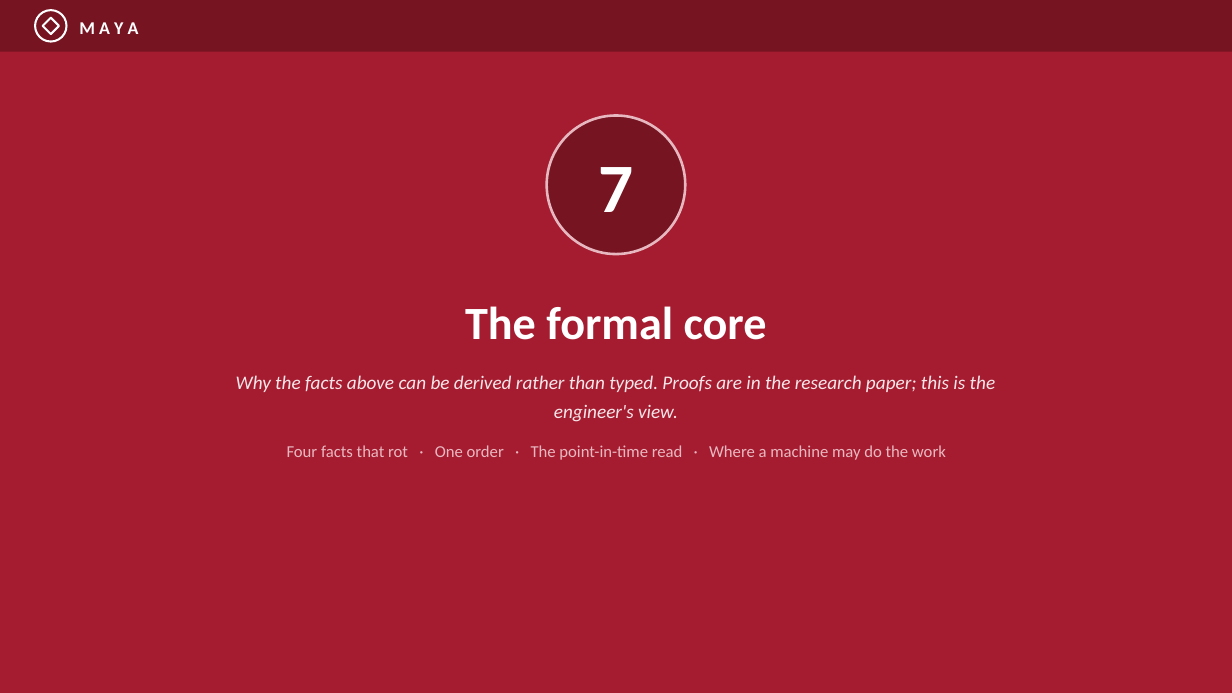
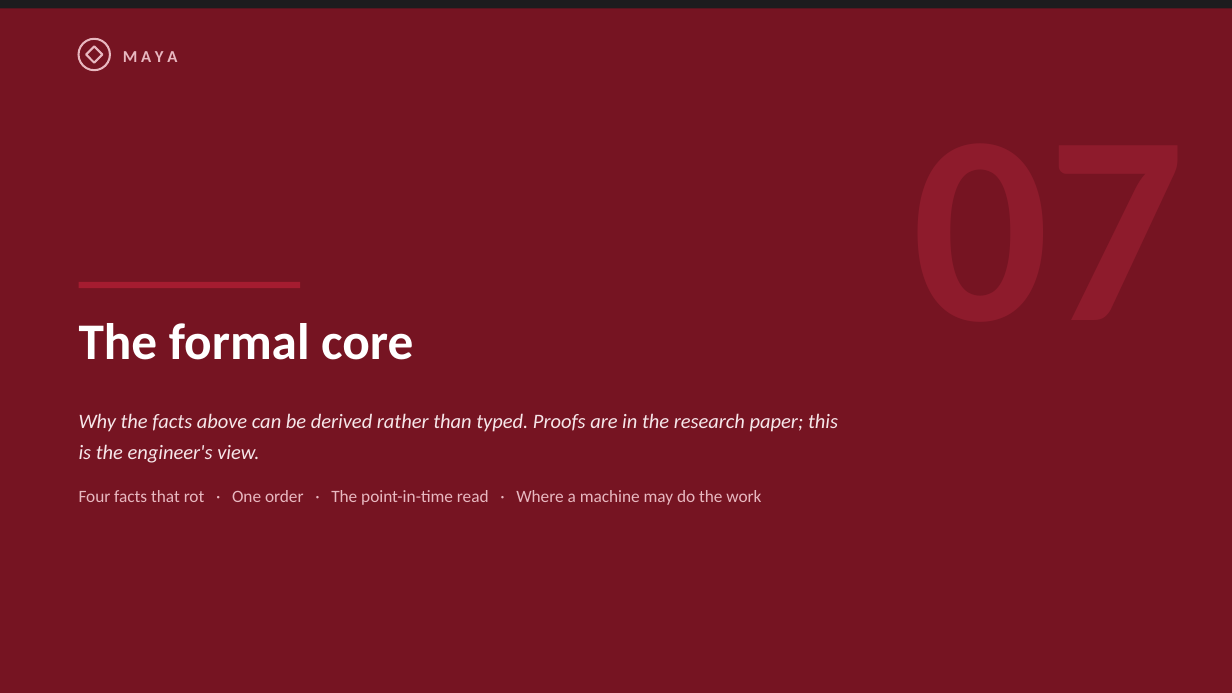
Before and after one commit to ajsinha/maya, a slide deck: slide 57 of docs/publications/MAYA-Model-Management-Formalism-and-System-Design.pptx. Drawn at 1232x693 pixels with LibreOffice and Linux fonts; fonts in the diff are those of the drawing. Boxes give left, top, right and bottom in pixels: in the first picture for what was removed or moved away, otherwise in the second. Text is boxed around its words. In the diff, an @@ line names an element or a change of style, - is before the commit and + after.

```diff
--- a/docs/publications/MAYA-Model-Management-Formalism-and-System-Design.pptx
+++ b/docs/publications/MAYA-Model-Management-Formalism-and-System-Design.pptx
@@ rectangle at [0,0,1232,693]: fill #A51C30 to #761422 @@
@@ rectangle: place and size @@
-rectangle at [0,0,1232,52]
+rectangle at [0,0,1232,8]
@@ rectangle at [0,0,1232,8]: fill #761422 to #1C1C1E @@
@@ ellipse at [79,39,110,70]: outline #FFFFFF 1.6 pt to #E8B8C0 1.6 pt @@
@@ 1 text, 1 ellipse, 1 diamond: place and size @@
-1 text, 1 ellipse, 1 diamond at [35,10,139,42]
+1 text, 1 ellipse, 1 diamond at [79,39,177,70]
@@ diamond at [86,46,103,63]: outline #FFFFFF 1.6 pt to #E8B8C0 1.6 pt @@
@@ text "M A Y A" at [123,51,177,62]: size 14 to 13 pt, text colour #FFFFFF to #E8B8C0 @@
@@ ellipse removed at [547,116,686,254] @@
@@ text removed at [598,167,633,212] @@
-7
@@ rectangle added at [79,282,300,288], fill #A51C30 @@
@@ text "The formal core": place and size @@
-text "The formal core" at [465,306,767,340]
+text "The formal core" at [79,323,413,360]
@@ text "The formal core" at [79,323,413,360]: size 36 to 40 pt; alignment centre to left; line spacing 1.2 to 1.05 @@
@@ text "Why the facts above can ...": place and size @@
-text "Why the facts above can ..." at [236,375,995,460]
+text "Why the facts above can ..." at [79,413,838,505]
@@ text "Why the facts above can ..." at [79,413,838,505]: size 15 to 16 pt in "Why the facts above can be derived ..."; size 13 to 13.5 pt in "Four facts that rot · One order ..."; alignment centre to left; more space between paragraphs; line spacing 1.25 to 1.3 @@
```
Also in this commit, not shown: 7 other slides changed, 3 other files.
